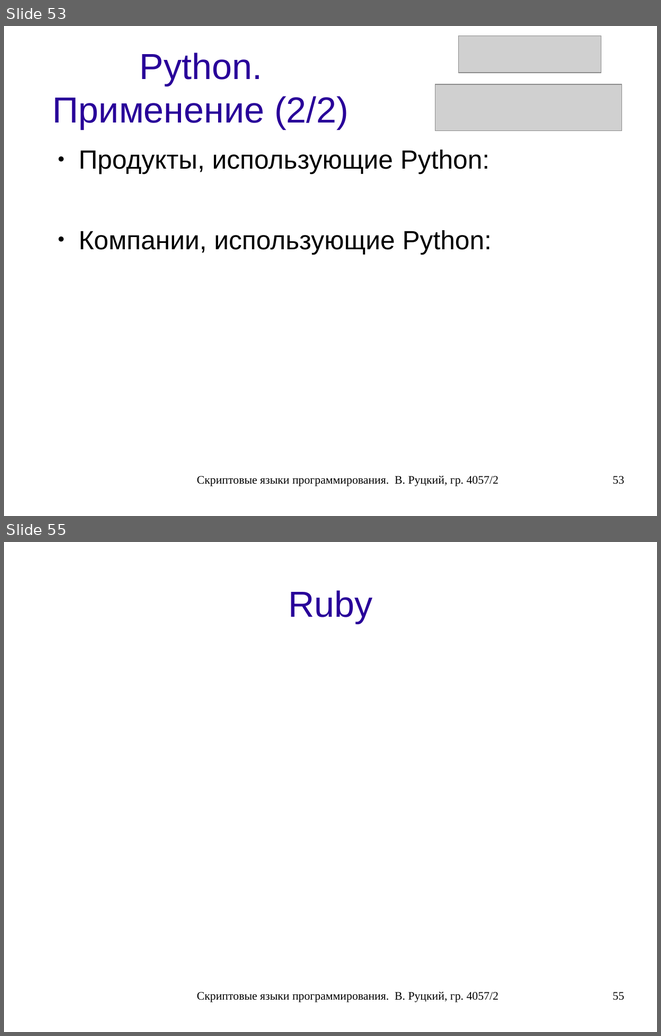
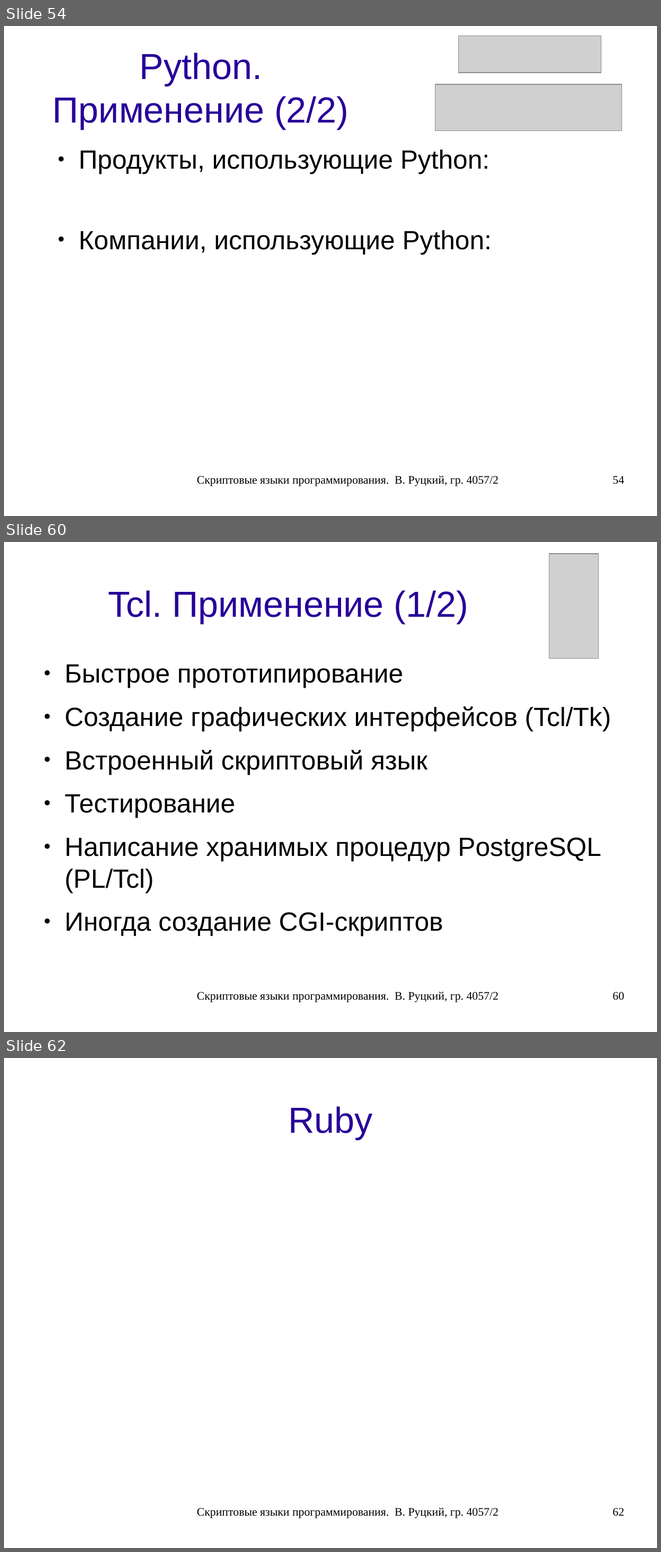
Before and after one commit to rutsky/semester07, a slide deck: Operation_systems/scripting_languages/40572_Rutsky_Scripting_languages.odp. Shown one above the other, each under a label of ours: slides 53 and 55 before the commit, slides 54, 60 and 62 after it; the slides between them are not shown. The pictures are 661x1036 and 661x1552 pixels, drawn with LibreOffice and Linux fonts; fonts in the diff are those of the drawing; grey boxes stand for pictures. Boxes give left, top, right and bottom in pixels: in the first picture for what was removed or moved away, otherwise in the second. Text is boxed around its words. In the diff, an @@ line names an element or a change of style, - is before the commit and + after.

```diff
--- a/Operation_systems/scripting_languages/40572_Rutsky_Scripting_languages.odp
+++ b/Operation_systems/scripting_languages/40572_Rutsky_Scripting_languages.odp
@@ slide 60 added at (4, 542, 657, 1032), background #FFFFFF @@
@@ picture added at (549, 554, 599, 659) @@
@@ title added at (108, 590, 468, 623), 44 pt, text #280099 @@
+Tcl. Применение (1/2)
@@ text added at (64, 664, 611, 936), 32 pt, text #000000 @@
+● Быстрое прототипирование
+● Создание графических интерфейсов (Tcl/Tk)
+● Встроенный скриптовый язык
+● Тестирование
+● Написание хранимых процедур PostgreSQL (PL/Tcl)
+● Иногда создание CGI-скриптов
@@ text added at (197, 991, 498, 1002), 14 pt, text #000000 @@
+Скриптовые языки программирования. В. Руцкий, гр. 4057/2
@@ page number added at (612, 991, 624, 1000), 14 pt, text #000000 @@
+60
@@ what was slide 53 is now slide 54 @@
@@ page number at (612, 475, 624, 484): text changed @@
-53
+54
@@ what was slide 55 is now slide 62 @@
@@ page number at (612, 1507, 624, 1516): text changed @@
-55
+62
```
Also in this commit, not shown: 3 slides changed, 6 other slides added, 3 other files.
